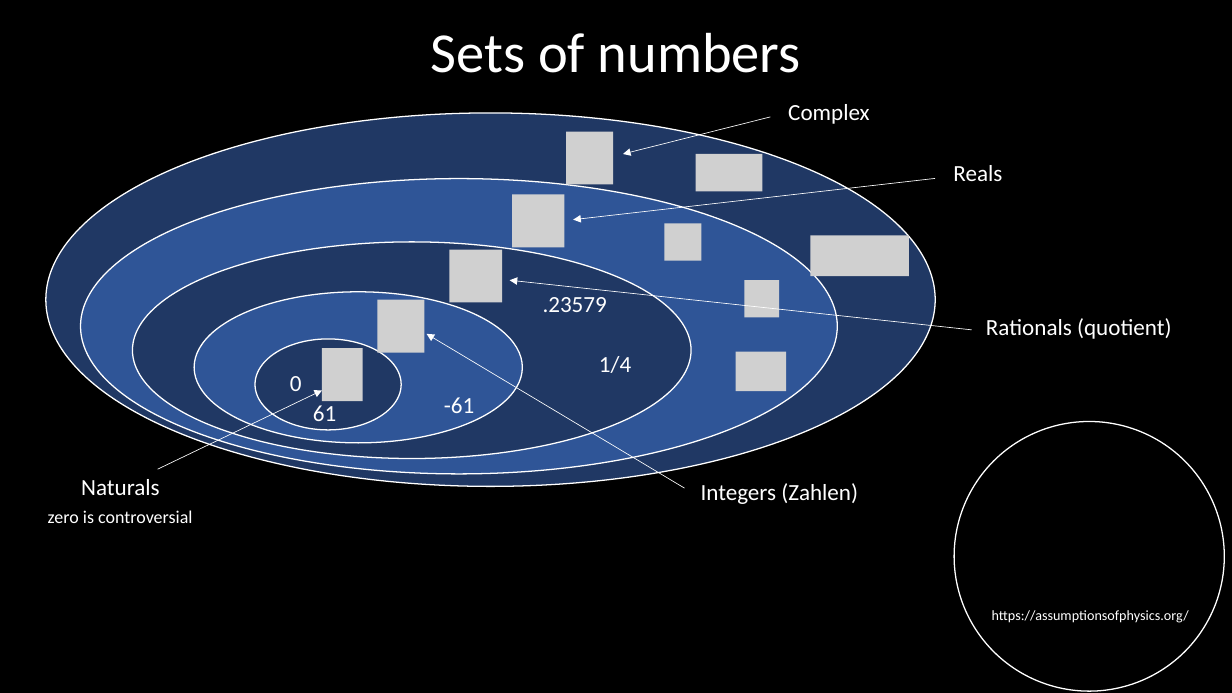
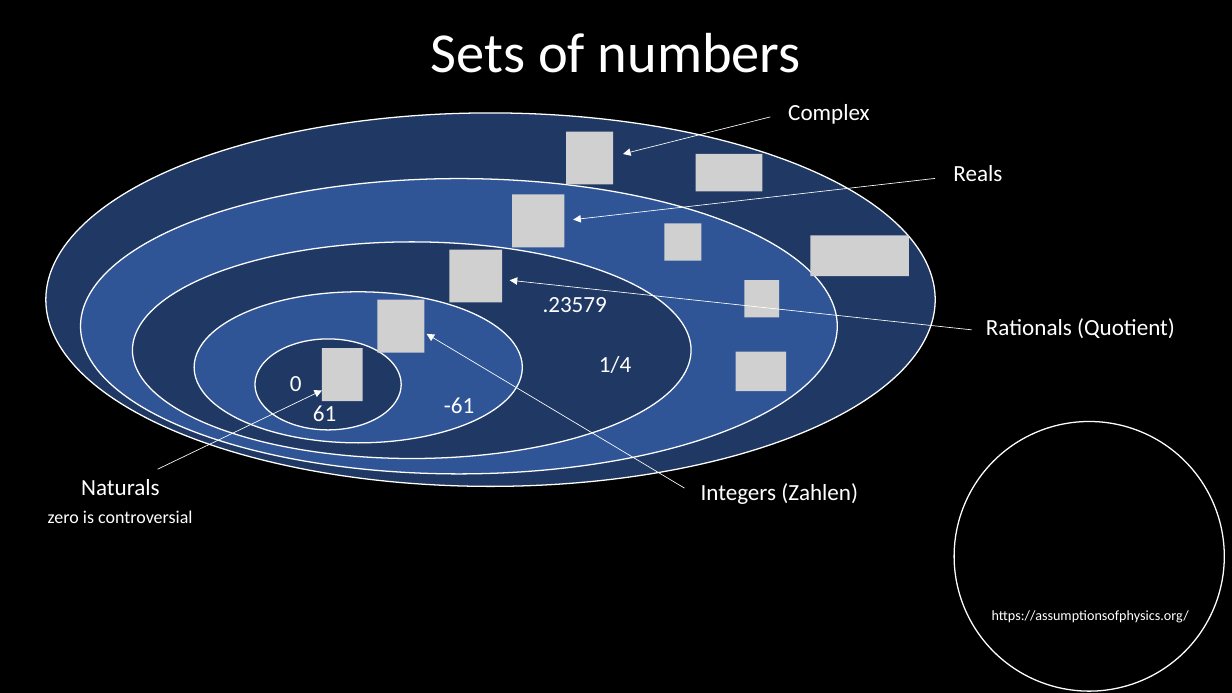
Before and after one commit to assumptionsofphysics/slides, a slide deck: slide 4 of Set Theory 112623.pptx. Drawn at 1232x693 pixels with LibreOffice and Linux fonts; fonts in the diff are those of the drawing; grey boxes stand for pictures; background and template pictures are left out. Boxes give left, top, right and bottom in pixels: in the first picture for what was removed or moved away, otherwise in the second. Text is boxed around its words. In the diff, an @@ line names an element or a change of style, - is before the commit and + after.

```diff
--- a/Set Theory 112623.pptx
+++ b/Set Theory 112623.pptx
@@ text at box(986, 318, 1175, 338): text changed @@
-Rationals (quotient)
+Rationals (Quotient)
```
Also in this commit, not shown: 3 other slides changed.
